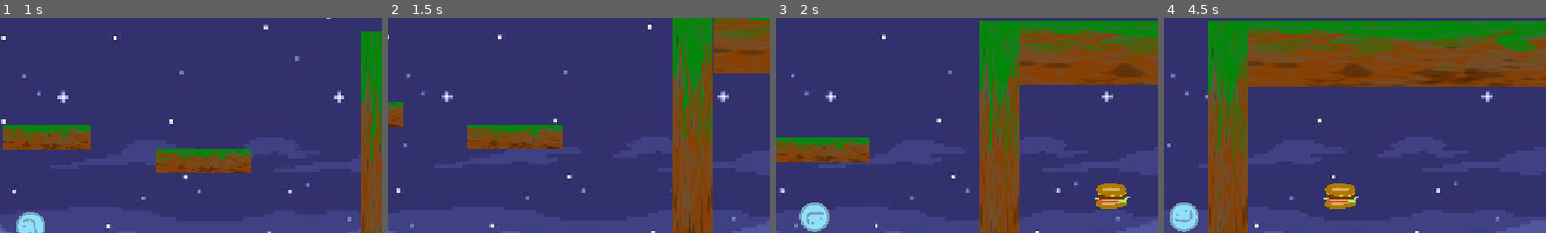
Above: before the commit, frames 1-4 (left to right).
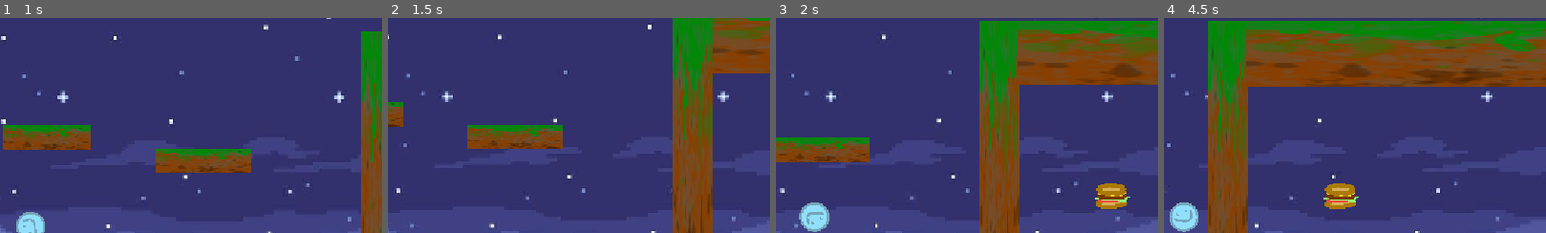
Above: after the commit, the same moments.

Repository: Guyiy1324/Jumpe-r-r-r-r-r-r-r-r
Game: Godot game, scene res://Scenes/map.tscn
Two runs of this game, one before a commit and one after it. Both use one fixed random seed, a clock stepped at 60 frames per second and the inputs below. This scene is started directly instead of the project's main scene.
Inputs (mouse positions are % of the whole screen's width and height, from its top left):
- Up to frame 1 (1 s): move the mouse to (72, 45) at 0.52 s; hold Right (ui_right) from 0.53 s (still down); tap Space (Jump) at 0.77 s
- Up to frame 2 (1.5 s): keep holding Right (ui_right); move the mouse to (30, 55) at 1.27 s
- Up to frame 3 (2 s): keep holding Right (ui_right); tap Space (Jump) at 1.52 s
- Up to frame 4 (4.5 s): move the mouse to (60, 28) at 2.02 s; release Right (ui_right) at 2.03 s; hold Left (ui_left) 2.03-2.78 s; move the mouse to (45, 70) at 2.77 s; hold Right (ui_right) 2.78-4.28 s; tap Space (Jump) at 3.02, 3.77 s; move the mouse to (80, 65) at 3.52 s; move the mouse to (20, 35) at 4.27 s; hold Left (ui_left) from 4.28 s (still down)
The pictures show only the part of the screen within x 50-100%, y 0-50%; the shares and areas given below are measured in that part.

Frame 1 is identical in both runs. In frame 2, less than 0.1% of the frame differs, in the area x 85-95%, y 0-26%; in frame 3, 0.2%; in frame 4, 0.3%, in the area x 21-100%, y 5-32%.

Commit message:
ds.p is bad

Diff:
--- a/jump-e-r/Scenes/map.tscn
+++ b/jump-e-r/Scenes/map.tscn
@@ -146,6 +146,7 @@
 shape = SubResource("RectangleShape2D_wijl4")
 
 [node name="Sprite2D" type="Sprite2D" parent="Section 1/Floor"]
+position = Vector2(-0.8812866, 0)
 texture = ExtResource("1_c7s6e")
 
 [node name="Floor" type="StaticBody2D" parent="Section 1/Floor"]
